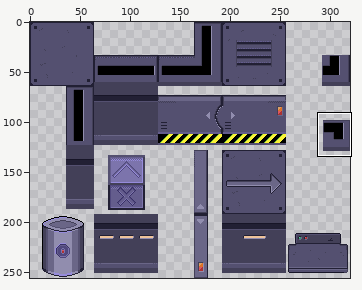
One commit to this sprite sheet: assets/tileset-scifi.png. The first picture is a wide view before the edit; the outline marks the close-up.
Close-up. The starting point:
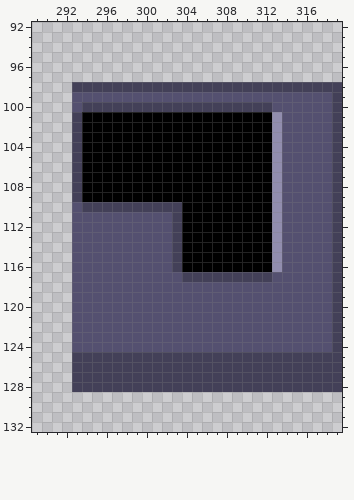
The file is 320x256 pixels. Shown: x 289..319, y 92..132.
After:
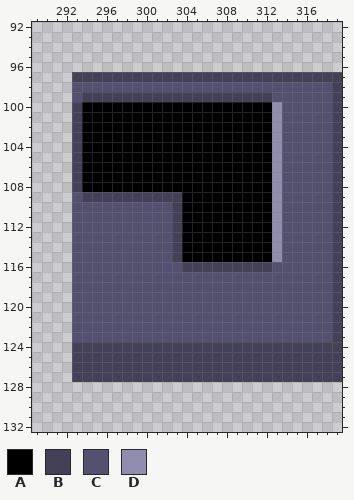
Palette (. is transparent): A #000000  B #434058  C #545070  D #918dae
The edit:
The edit turns colour B into colour A in row 100 at x 294 to 312.
There is now colour B in row 97 at x 293 to 319.
The edit turns colour A into colour B in row 109 at x 294 to 303; in row 116 at x 304 to 312.
The edit turns colour C into colour B in row 99 at x 294 to 312; in row 100 at x 293; in row 124 at x 293 to 318.
The edit turns colour B into colour C in row 98 at x 293 to 318; in row 109 at x 293; in row 110 at x 294 to 302; in row 116 at x 303; in row 117 at x 304 to 312.
The edit turns colour D into colour C in row 116 at x 313.
The edit turns colour C into colour D in row 100 at x 313.
The author cleared colour B in row 128 at x 293 to 319.
Boxes around the changes in both close-ups, in picture pixels (x1, y1, x2, y2):
changed: (72, 72, 342, 112)
changed: (72, 192, 182, 212)
changed: (172, 262, 282, 282)
changed: (72, 342, 332, 352)
erased: (72, 382, 342, 392)
